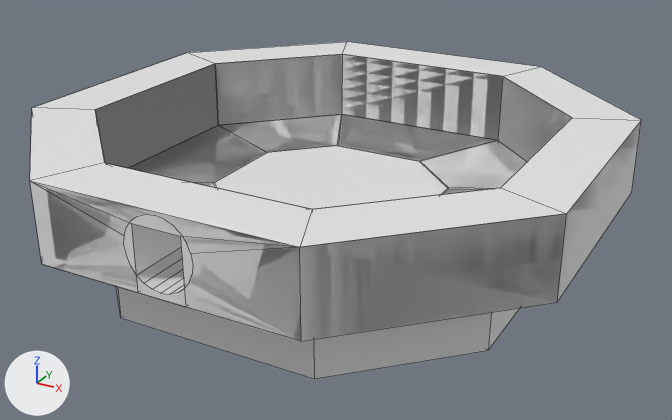
Renders of the FBX model Assets/Models/Layout/Vault.fbx from each side of a commit.
Rendered twice from a 50 mm camera at (5.15, -25.37, 11.81) aimed at (-8.72, -0.14, -0.81). The lights are fixed; the arrows at lower left show +X, +Y and +Z. Mesh edges are drawn as thin lines. Where no turn or scale is listed for an object, it has been applied to the vertices.

Before the edit, the objects in view are built like this:
```python
me_vaultfloor01_001 = bpy.data.meshes.new('VaultFloor01.001')
me_vaultfloor01_001.from_pydata(...)  # 96 vertices, 66 faces; spans x -9.0..9.0, y -9.0..9.0, z -0.3..2.5
me_vaultfloor01coll = bpy.data.meshes.new('VaultFloor01Coll')
me_vaultfloor01coll.from_pydata(...)  # 48 vertices, 35 faces; spans x -9.1..9.0, y -9.0..9.0, z 0.0..2.5
me_vaultfloor02_001 = bpy.data.meshes.new('VaultFloor02.001')
me_vaultfloor02_001.from_pydata(...)  # 32 vertices, 24 faces; spans x -7.0..7.0, y -7.0..7.0, z -0.3..2.5
ob_vaultfloor01 = bpy.data.objects.new('VaultFloor01', me_vaultfloor01_001)
ob_vaultfloor01.location = (-9.0, 0.0, 0.0)
ob_vaultfloor01coll = bpy.data.objects.new('VaultFloor01Coll', me_vaultfloor01coll)
ob_vaultfloor01coll.location = (-9.0, 0.0, 0.0)
ob_vaultfloor02 = bpy.data.objects.new('VaultFloor02', me_vaultfloor02_001)
ob_vaultfloor02.location = (-9.0, 0.0, -2.5)
```
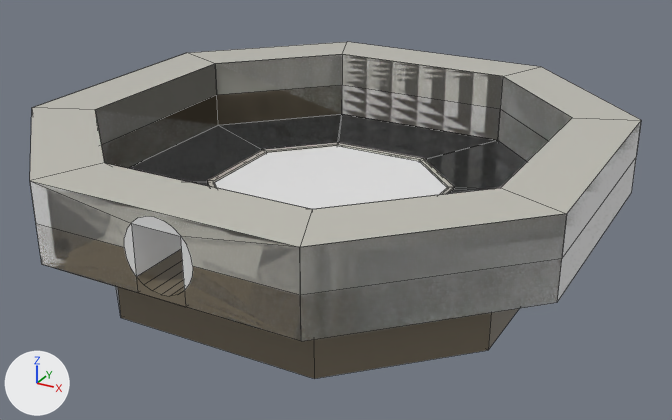
The newer file is also turned or shifted as a whole; pictures and numbers use the older file's frame.

Boxes (x1, y1, x2, y2) around the edits, measured in the pictures (672 x 420 px):
'VaultFloor02', recoloured: (116, 287, 519, 379) in both
part 1 of me_vaultfloor01_001, built on: (31, 54, 641, 341) in both
part 2 of me_vaultfloor01_001, recoloured (white to grey): (30, 42, 641, 247) in both

Edits to the bpy script that builds the scene:
```text
Add img_palette_png:
    img_palette_png = load_image('palette.png', '../../Textures/palette.png', 64, 64, 'sRGB')
Add mat_matslot:
    mat_matslot = principled_material('MatSlot')
    mat_matslot.texture = img_palette_png
    mat_matslot.roughness = 0.0
Change me_vaultfloor02_001:
    where me_vaultfloor02_001.from_pydata(...)  # 32 vertices, 24 faces; spans x -7.0..7.0, y -7.0..7.0, z -0.3..2.5
    add me_vaultfloor02_001.materials.append(mat_matslot)  # picture img_palette_png
Change me_vaultfloor01_001:
    used by ob_vaultfloor01; location = (-9.0, 0.0, 0.0)
    remove me_vaultfloor01_001.from_pydata(...)  # 96 vertices, 66 faces; spans x -9.0..9.0, y -9.0..9.0, z -0.3..2.5
    add me_vaultfloor01_001.from_pydata(...)  # 140 vertices, 96 faces; spans x -9.0..9.0, y -9.0..9.0, z -0.3..2.5
    me_vaultfloor01_001 part 1
    4 vertices are removed from x -1.1..1.1, y -9.0..-7.0, z 1.6
    32 faces are deleted
    24 vertices are added at x -3.8..3.8, y -9.0..3.7, z 0.0..1.5
    8 new vertices lie (0.0, 0.0, 0.4) away from vertices in x -3.6..3.6, y -3.6..3.5, z -0.3
    8 new vertices lie (0.0, 0.0, -1.2) away from vertices in x -9.0..9.0, y -9.0..-3.4, z 2.5
    8 new vertices lie (0.0, 0.0, -1.3) away from vertices in x -9.0..9.0, y 3.4..9.0, z 2.5
    62 new faces join them
    me_vaultfloor01_001 part 2: 34 faces spanning x -9.0..9.0, y -9.0..9.0, z 0.0..2.5 switch from no material to mat_matslot (picture img_palette_png)
```
